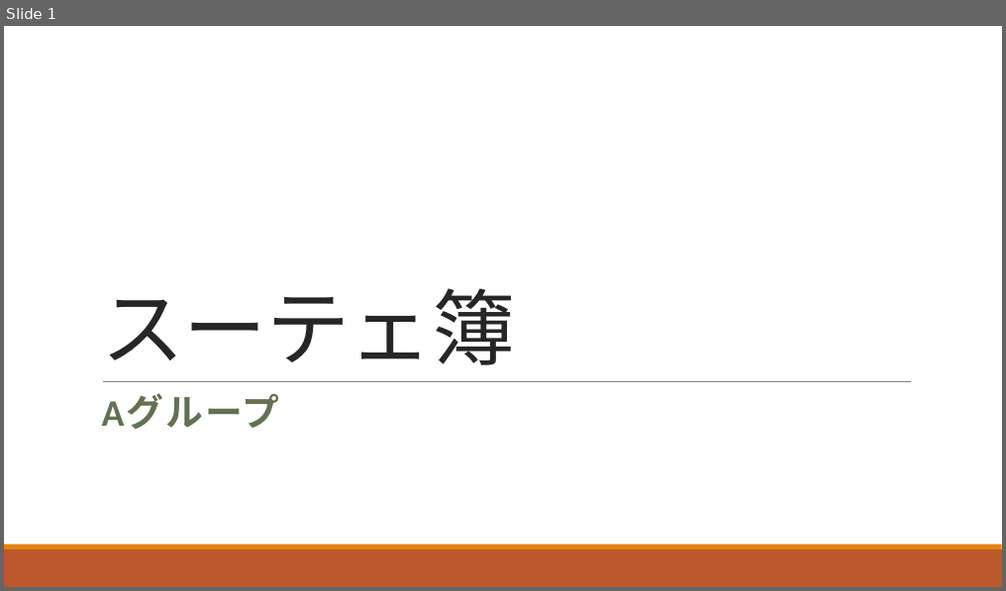
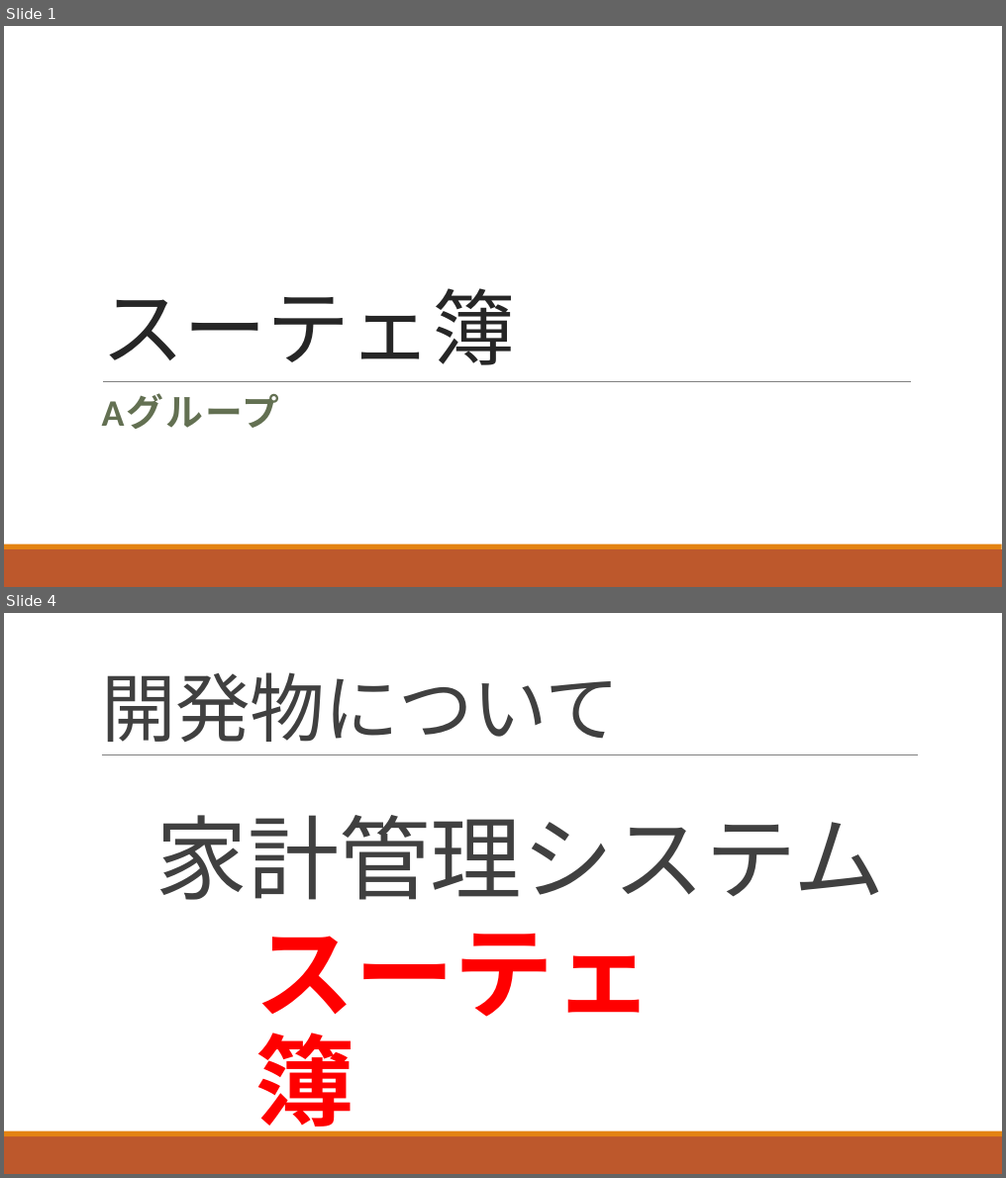
Before and after one commit to ShunjiYamamoto/groupA, a slide deck: 9.発表資料/グループ開発_Aグループ発表資料.pptx. Shown one above the other, each under a label of ours: slide 1 before the commit, slides 1 and 4 after it; the slides between them are not shown. The pictures are 1006x591 and 1006x1178 pixels, drawn with LibreOffice and Linux fonts; fonts in the diff are those of the drawing. Boxes give left, top, right and bottom in pixels: in the first picture for what was removed or moved away, otherwise in the second. Text is boxed around its words. In the diff, an @@ line names an element or a change of style, - is before the commit and + after.

```diff
--- a/9.発表資料/グループ開発_Aグループ発表資料.pptx
+++ b/9.発表資料/グループ開発_Aグループ発表資料.pptx
@@ slide 4 added at (4,613,1002,1174), background #FFFFFF; not listed: 2 template elements that a slide beside it also shows @@
@@ title added at (101,672,620,742), 72 pt, text #404040 @@
+開発物について
@@ line added from (102, 756) to (918, 756), #808080 0.5 pt @@
@@ text added at (156,815,885,900), 88 pt, text #404040 @@
+家計管理システム
@@ text added at (254,933,653,1143), 96 pt, text #FF0000, bold @@
+スーテェ簿
```
Also in this commit, not shown: 11 slides changed, 4 other slides added, 3 other files.
